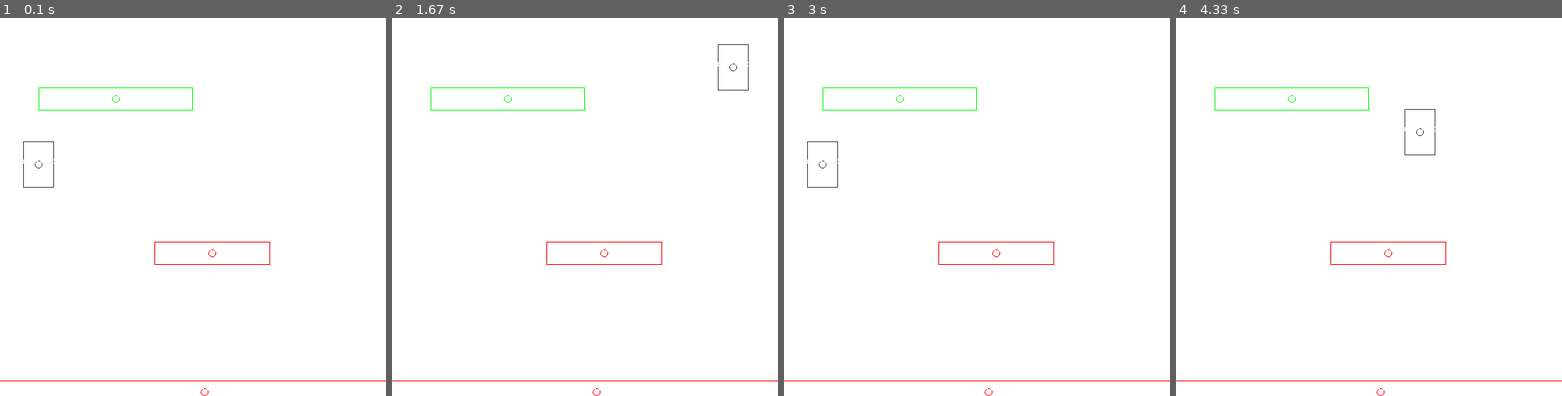
Above: before the commit, frames 1-4 (left to right).
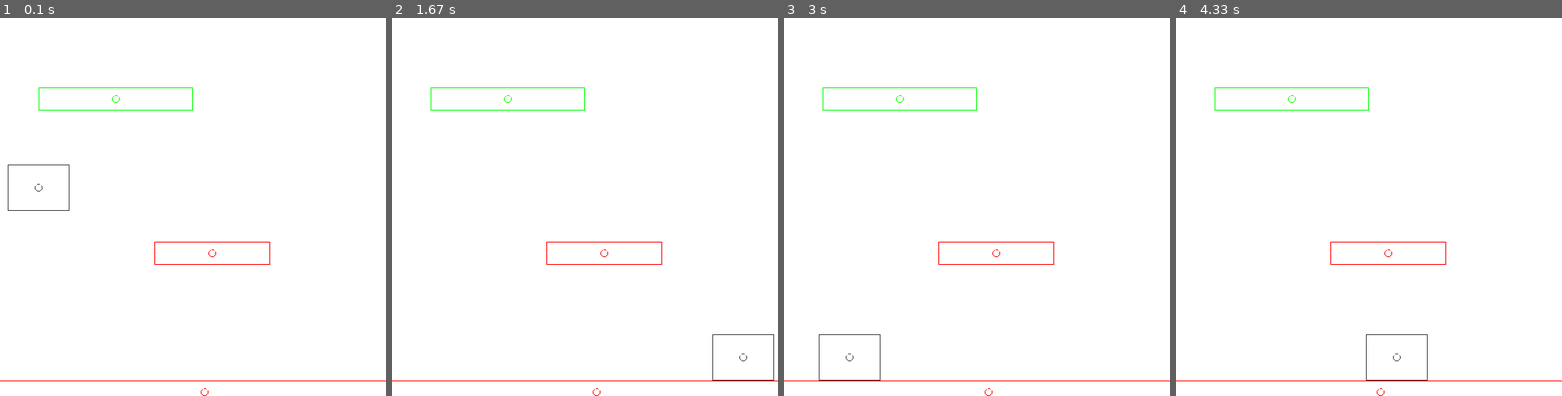
Above: after the commit, the same moments.

Repository: binnev/pygame_sandbox
Game: pygame game, started from platformer/__main__.py
The game is run twice, just before and just after one commit, with the same random seed, the same clock (stepped at 60 frames per second) and the same inputs.
Inputs:
- Up to frame 1 (0.1 s): no input
- Up to frame 2 (1.67 s): hold Right 0.33-0.8 s; hold Up 0.83-1.13 s; hold Right 1.17-1.63 s
- Up to frame 3 (3 s): hold Left 1.67-2.2 s; hold Down 2.23-2.53 s; hold Left 2.57-2.97 s
- Up to frame 4 (4.33 s): hold Up 3-3.37 s; hold Right 3.4-4.03 s; hold Down from 4.07 s (still down)

The runs differ from the first frame. In frame 1, 0.2% of the frame differs, in the area x 2-18%, y 32-52%; in frame 2, 0.2%, in the area x 83-99%, y 6-96%; in frame 3, 0.2%; in frame 4, 0.2%.

Commit message:
Airborne method still broken.

Diff:
--- a/platformer/__main__.py
+++ b/platformer/__main__.py
@@ -16,8 +16,8 @@
                   Platform(-10, 480, 550, 30, can_fall_through=False),
                   type="platform")
 # Character object
-character = MovingEntity(50, 200, 40, 60)
-# character = Character(50, 200)
+# character = MovingEntity(50, 200, 40, 60)
+character = Character(50, 200)
 level.add_objects(character, type="character")
 
 clock = pygame.time.Clock()
--- a/platformer/objects.py
+++ b/platformer/objects.py
@@ -95,6 +95,11 @@
         textRect = text.get_rect()
         textRect.midbottom = self.centroid
         surface.blit(text, textRect)
+        # sprite bounding box
+        if self.image:
+            # fixme: why does this not work?
+            self.image.get_rect().center = self.rect.center
+            pygame.draw.rect(surface, self.color, self.image.get_rect(), 1)
 
     def draw(self, surface, debug=False):
         self.draw_image(surface)
@@ -112,8 +117,8 @@
 
 
 class MovingEntity(Entity):
-    speed = 7
-    PLATFORM_COLLISION_TOLERANCE = 10
+    speed = 1
+    PLATFORM_COLLISION_TOLERANCE = 7
     sprites = BLOB_SPRITES
     # image = sprites["stand"].get_frame(0)
     image = None
@@ -244,7 +249,7 @@
                          groups=groups)
 
         self.level = None
-        self.u = 0
+        self.u = 0  # todo: move to PhysicsMixin.__init__()
         self.v = 0
         self.state = states.FALL
         self.previous_state = self.state
@@ -282,7 +287,7 @@
     @property
     def centroid(self):
         # todo: replace this with auto calculation centroid from sprite
-        return Point(self.x, self.y - self.height / 2)
+        return Point(*self.rect.center)#Point(self.x, self.y - self.height / 2)
 
     @property
     def base(self):
@@ -294,21 +299,32 @@
         # todo: replace this with pygame built in rect collisions
         # todo: add in clause to only land on platforms when moving downwards
         # todo: prevent clipping through solid platforms. Should go somewhere else really.
-        for platform in self.level.platforms:
-            # is self within the horizontal bounds of the platform
-            # and is self.base.y within a few pixels of the top of the platform?
-            # then we're standing on the platform.
-            if (platform.rect.left <= self.x <= platform.rect.right and
-                    platform.rect.top - 3 <= self.base.y <=
-                    platform.rect.top + 3 and self.v >= 0  # moving downwards
-               ):
-                # if the platform is drop-through-able and the down key is pressed
-                if platform.can_fall_through and self.keys[Keys.DOWN]:
-                    return True
-                else:
-                    self.aerial_jumps_used = 0  # reset double jump counter
-                    return False
+        platforms = pygame.sprite.spritecollide(self,
+                                                self.level.platforms,
+                                                dokill=False)
+        for platform in platforms:
+            self.collide_platform(platform)
+            # if the platform is below self, set airborne to False
+            if platform.rect.center[1] > self.centroid.y:
+                self.aerial_jumps_used = 0  # reset double jump counter
+                return False
+
         return True
+        # for platform in self.level.platforms:
+        #     # is self within the horizontal bounds of the platform
+        #     # and is self.base.y within a few pixels of the top of the platform?
+        #     # then we're standing on the platform.
+        #     if (platform.rect.left <= self.x <= platform.rect.right and
+        #             platform.rect.top - 3 <= self.base.y <=
+        #             platform.rect.top + 3 and self.v >= 0  # moving downwards
+        #        ):
+        #         # if the platform is drop-through-able and the down key is pressed
+        #         if platform.can_fall_through and self.keys[Keys.DOWN]:
+        #             return True
+        #         else:
+        #             self.aerial_jumps_used = 0  # reset double jump counter
+        #             return False
+        # return True
 
     # ============== main methods ====================
 
@@ -319,7 +335,6 @@
         if self.state != self.previous_state:
             self.frames_elapsed = 0
         self.handle_physics()
-        self.collide_platforms()
         self.enforce_screen_limits()
         self.debug_print()
         # todo: move to states
